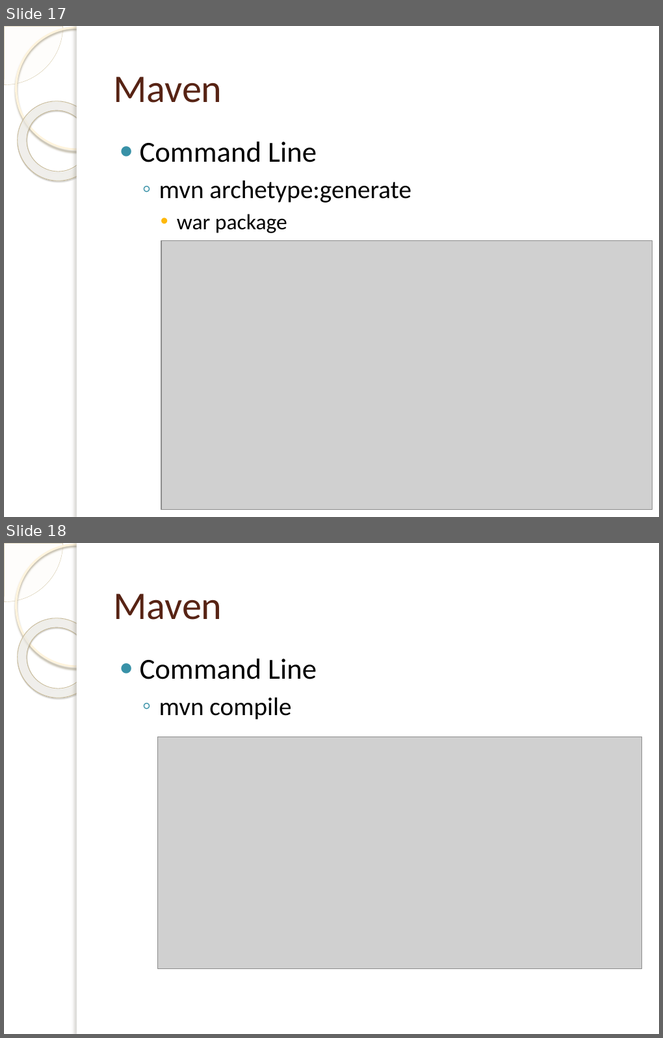
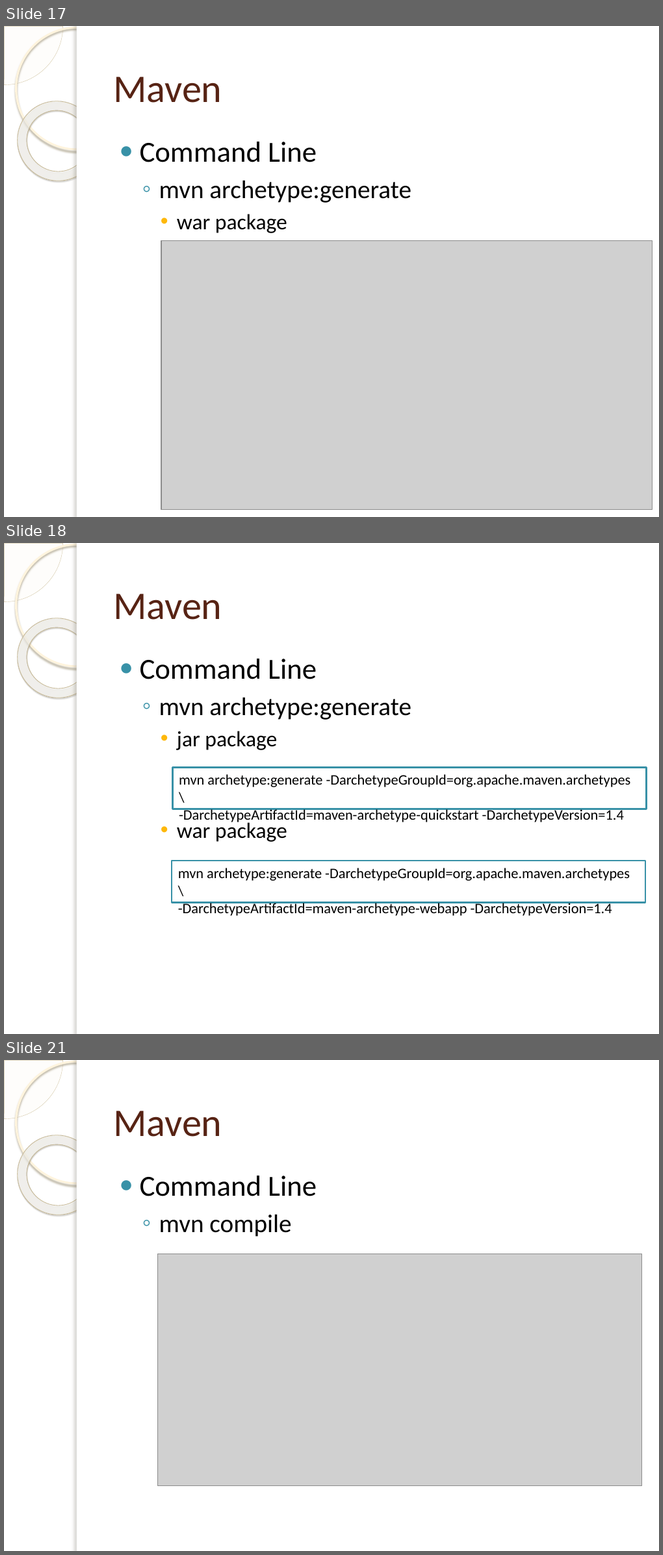
Before and after one commit to tassun/train-maven, a slide deck: Introduction to Maven.pptx. Shown one above the other, each under a label of ours: slides 17 and 18 before the commit, slides 17, 18 and 21 after it; the slides between them are not shown. The pictures are 663x1038 and 663x1555 pixels, drawn with LibreOffice and Linux fonts; fonts in the diff are those of the drawing; grey boxes stand for pictures; background and template pictures are left out. Boxes give left, top, right and bottom in pixels: in the first picture for what was removed or moved away, otherwise in the second. Text is boxed around its words. In the diff, an @@ line names an element or a change of style, - is before the commit and + after.

```diff
--- a/Introduction to Maven.pptx
+++ b/Introduction to Maven.pptx
@@ slide 18 added at (x1=4, y1=543, x2=659, y2=1034), background picture (left out); not listed: 5 template elements that a slide beside it also shows @@
@@ title added at (x1=113, y1=594, x2=222, y2=620), 43 pt, text #572314 @@
+Maven
@@ text added at (x1=140, y1=659, x2=412, y2=842), 28 pt, text #000000 @@
+● Command Line
+  ◦ mvn archetype:generate
+    • jar package
+    • war package
@@ rectangle added at (x1=172, y1=768, x2=646, y2=809), outline #3891A7 2 pt, 16 pt, text #000000 @@
+mvn archetype:generate -DarchetypeGroupId=org.apache.maven.archetypes \
+-DarchetypeArtifactId=maven-archetype-quickstart -DarchetypeVersion=1.4
@@ rectangle added at (x1=172, y1=861, x2=646, y2=902), outline #3891A7 2 pt, 16 pt, text #000000 @@
+mvn archetype:generate -DarchetypeGroupId=org.apache.maven.archetypes \
+-DarchetypeArtifactId=maven-archetype-webapp -DarchetypeVersion=1.4
@@ what was slide 18 is now slide 21 @@
```
Also in this commit, not shown: 1 slide changed, 3 other slides added, 1 other file.
